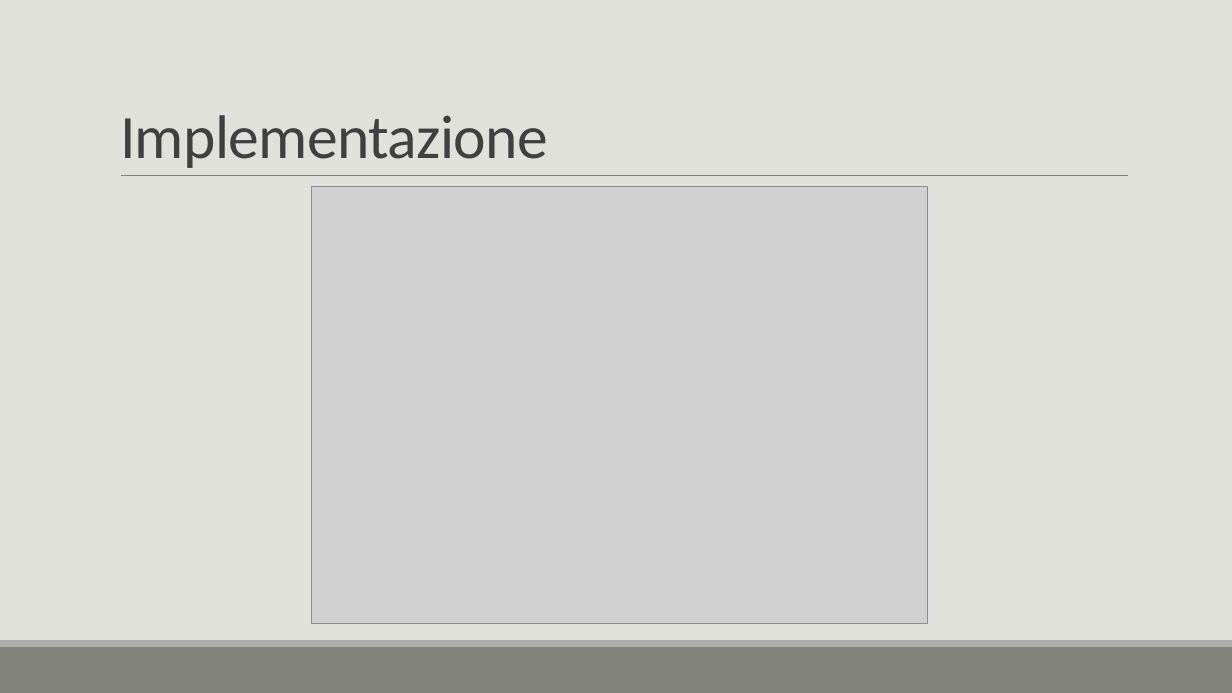
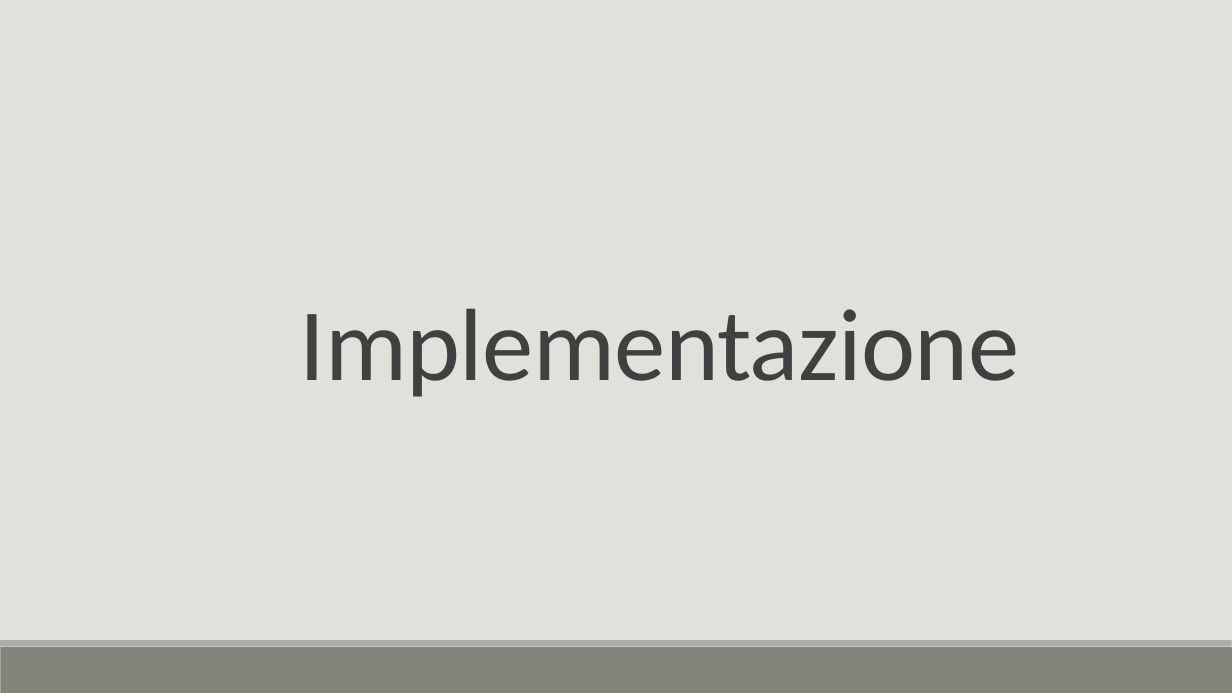
Before and after one commit to DavideSAMT/Progetto_CodiceMorse, a slide deck: slide 17 of Documentazione/Presentazione/CodiceMorse.pptx (slide 12 before the commit). Drawn at 1232x693 pixels with LibreOffice and Linux fonts; fonts in the diff are those of the drawing; grey boxes stand for pictures. Boxes give left, top, right and bottom in pixels: in the first picture for what was removed or moved away, otherwise in the second. Text is boxed around its words. In the diff, an @@ line names an element or a change of style, - is before the commit and + after.

```diff
--- a/Documentazione/Presentazione/CodiceMorse.pptx
+++ b/Documentazione/Presentazione/CodiceMorse.pptx
@@ line removed from (120, 176) to (1128, 176) @@
@@ picture removed at [311, 187, 927, 624] @@
@@ text "Implementazione": place and size @@
-text "Implementazione" at [120, 115, 548, 168]
+text "Implementazione" at [300, 308, 1019, 397]
@@ text "Implementazione" at [300, 308, 1019, 397]: size 48 to 80 pt; alignment left to centre; line spacing 0.85 to 1; vertical alignment bottom to top @@
```
Also in this commit, not shown: 10 other slides changed, 21 slides added, 6 slides removed.
